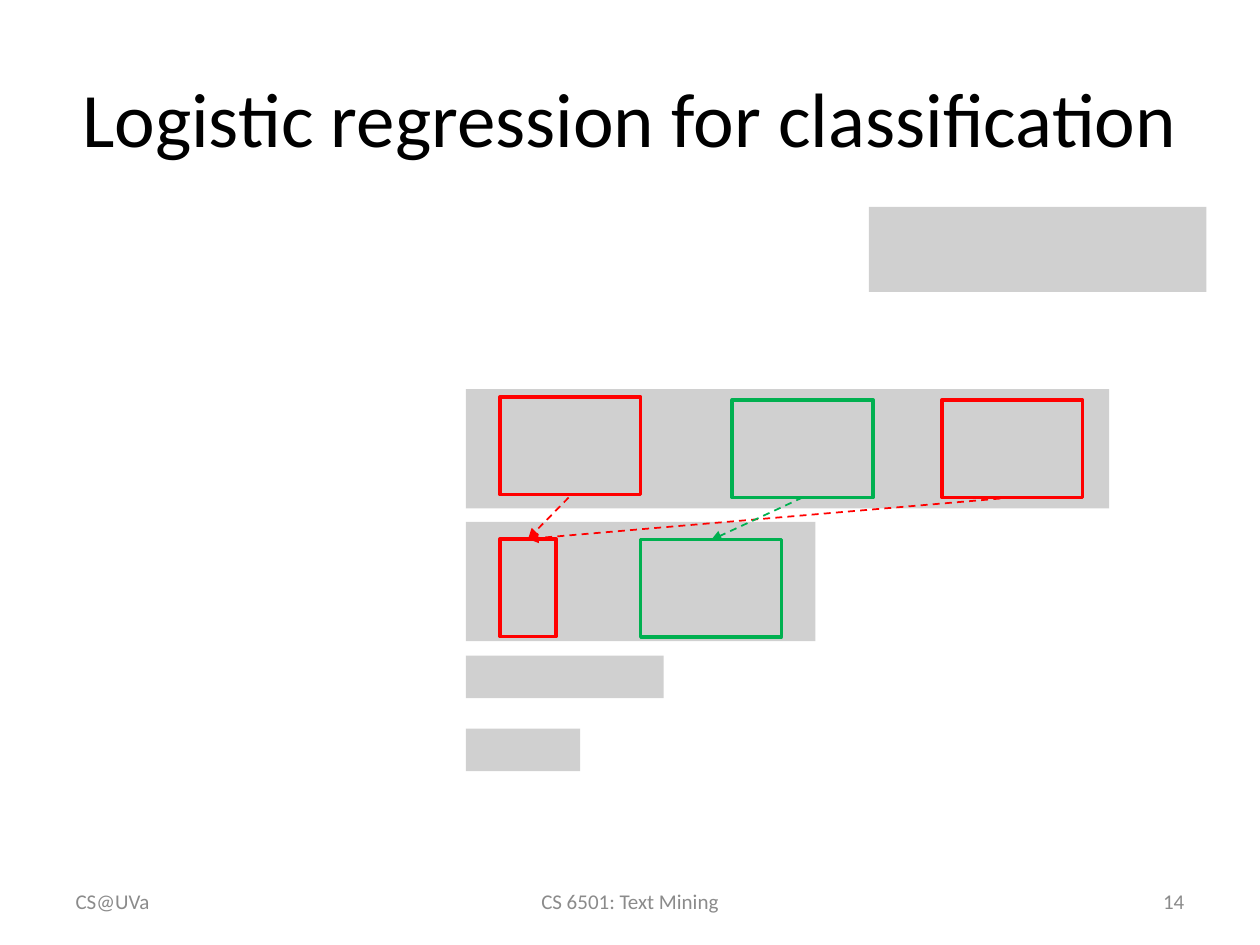
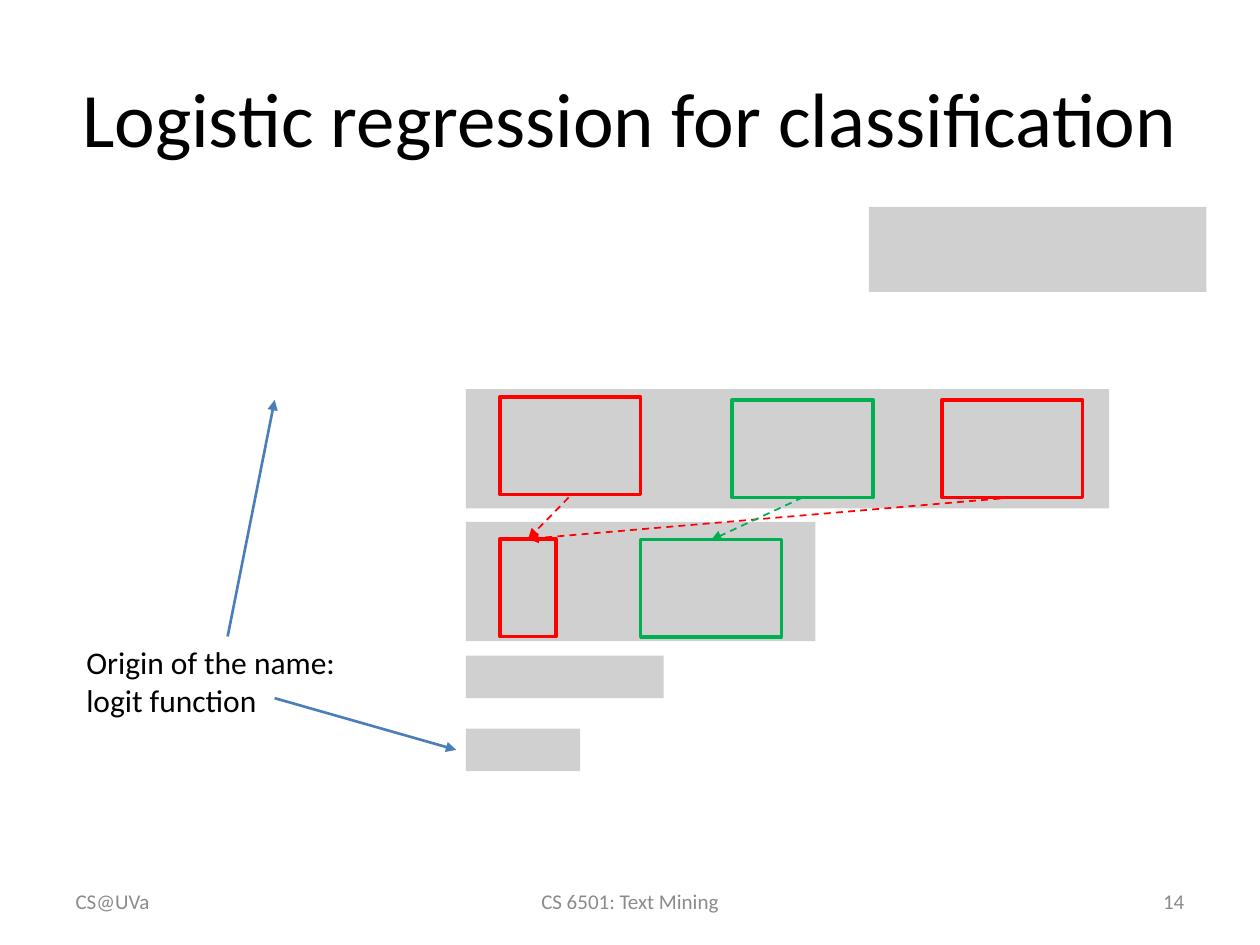
Before and after one commit to wang296/CS6501-Text-Mining, a slide deck: slide 14 of docs/Logistic Regression.pptx. Drawn at 1260x945 pixels with LibreOffice and Linux fonts; fonts in the diff are those of the drawing; grey boxes stand for pictures. Boxes give left, top, right and bottom in pixels: in the first picture for what was removed or moved away, otherwise in the second. Text is boxed around its words. In the diff, an @@ line names an element or a change of style, - is before the commit and + after.

```diff
--- a/docs/Logistic Regression.pptx
+++ b/docs/Logistic Regression.pptx
@@ arrow added from (228, 636) to (275, 399), #4B7EBC 1.5 pt @@
@@ text added at bbox=[86, 652, 335, 718], 18 pt, text #000000 @@
+Origin of the name: logit function
@@ arrow added from (275, 698) to (456, 750), #4B7EBC 1.5 pt @@
```
Also in this commit, not shown: 13 other slides changed, 22 slides added, 8 other files.
